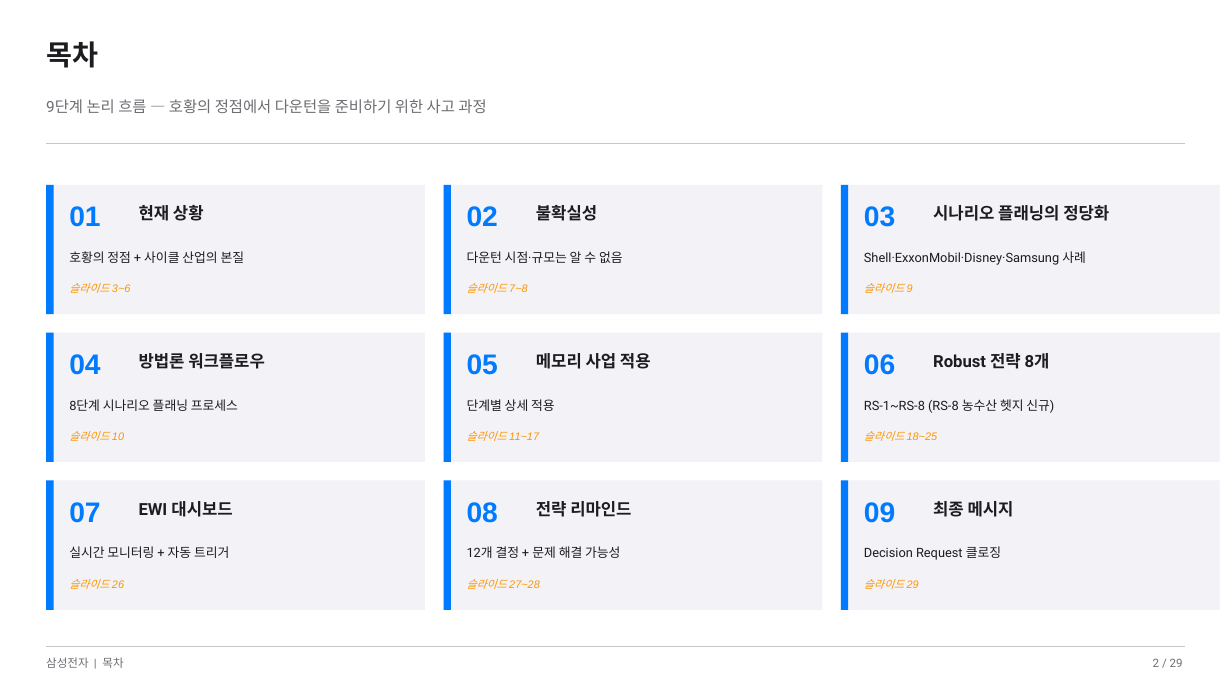
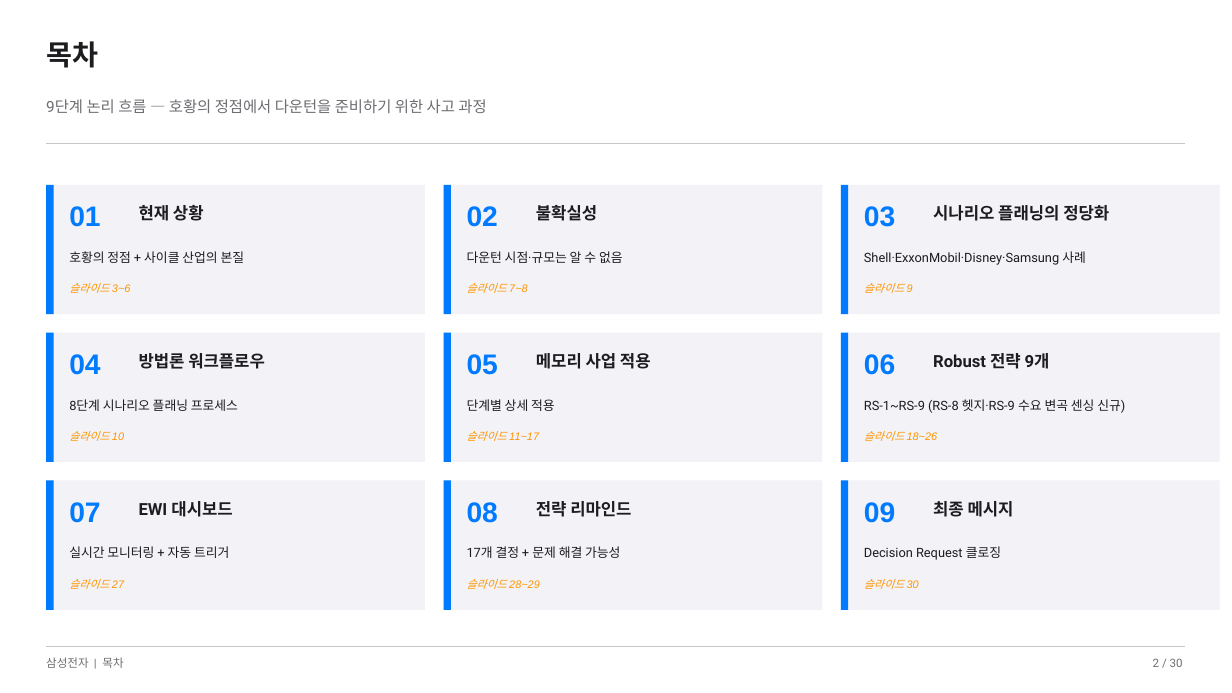
Before and after one commit to k31001/action-learning, a slide deck: slide 2 of outputs/presentation/samsung-memory-scenario-planning-apple-hig.pptx. Drawn at 1232x693 pixels with LibreOffice and Linux fonts; fonts in the diff are those of the drawing. Boxes give left, top, right and bottom in pixels: in the first picture for what was removed or moved away, otherwise in the second. Text is boxed around its words. In the diff, an @@ line names an element or a change of style, - is before the commit and + after.

```diff
--- a/outputs/presentation/samsung-memory-scenario-planning-apple-hig.pptx
+++ b/outputs/presentation/samsung-memory-scenario-planning-apple-hig.pptx
@@ text at (933,353,1050,369): text changed @@
-Robust 전략 8개
+Robust 전략 9개
@@ text at (864,399,1125,413): text changed @@
-RS-1~RS-8 (RS-8 농수산 헷지 신규)
+RS-1~RS-9 (RS-8 헷지·RS-9 수요 변곡 센싱 신규)
@@ text at (467,546,620,558): text changed @@
-12개 결정 + 문제 해결 가능성
+17개 결정 + 문제 해결 가능성
@@ text at (69,579,124,589): text changed @@
-슬라이드 26
+슬라이드 27
@@ text at (467,579,540,589): text changed @@
-슬라이드 27~28
+슬라이드 28~29
@@ text at (864,579,919,589): text changed @@
-슬라이드 29
+슬라이드 30
@@ text at (1153,658,1183,667): text changed @@
-2 / 29
+2 / 30
```
Also in this commit, not shown: 27 other slides changed, 1 slide added, 34 other files.
